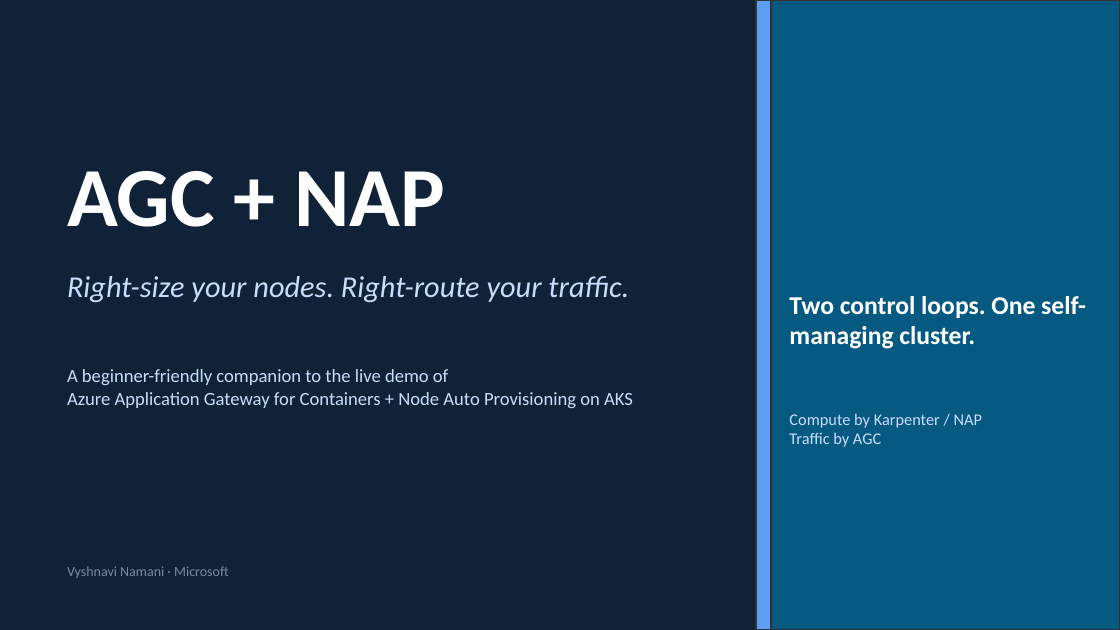
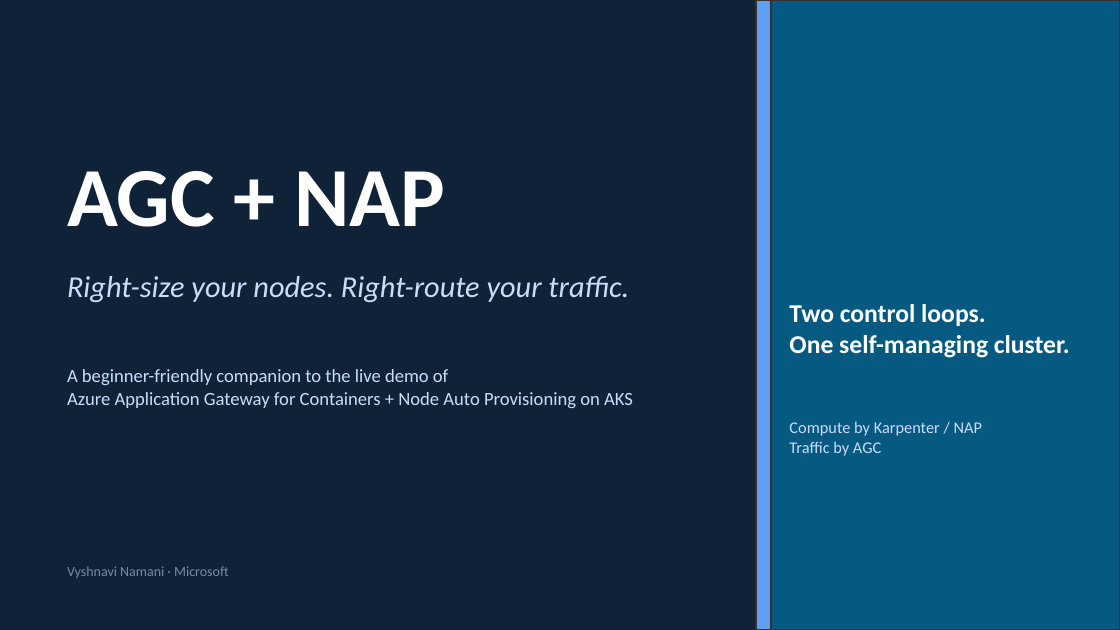
Before and after one commit to Vyshnavi-MSFT/nap-agc-demo, a slide deck: slide 1 of docs/AGC-NAP-Beginner-Deck.pptx. Drawn at 1120x630 pixels with LibreOffice and Linux fonts; fonts in the diff are those of the drawing. Boxes give left, top, right and bottom in pixels: in the first picture for what was removed or moved away, otherwise in the second. Text is boxed around its words. In the diff, an @@ line names an element or a change of style, - is before the commit and + after.

```diff
--- a/docs/AGC-NAP-Beginner-Deck.pptx
+++ b/docs/AGC-NAP-Beginner-Deck.pptx
@@ text at <box>789,304,1070,358</box>: text changed @@
-Two control loops. One self-managing cluster.
+Two control loops.
+One self-managing cluster.
@@ text "Compute by Karpenter / NAP": place and size @@
-text "Compute by Karpenter / NAP" at <box>789,413,982,447</box>
+text "Compute by Karpenter / NAP" at <box>789,421,982,456</box>
```
Also in this commit, not shown: 7 other slides changed, 4 slides added.
